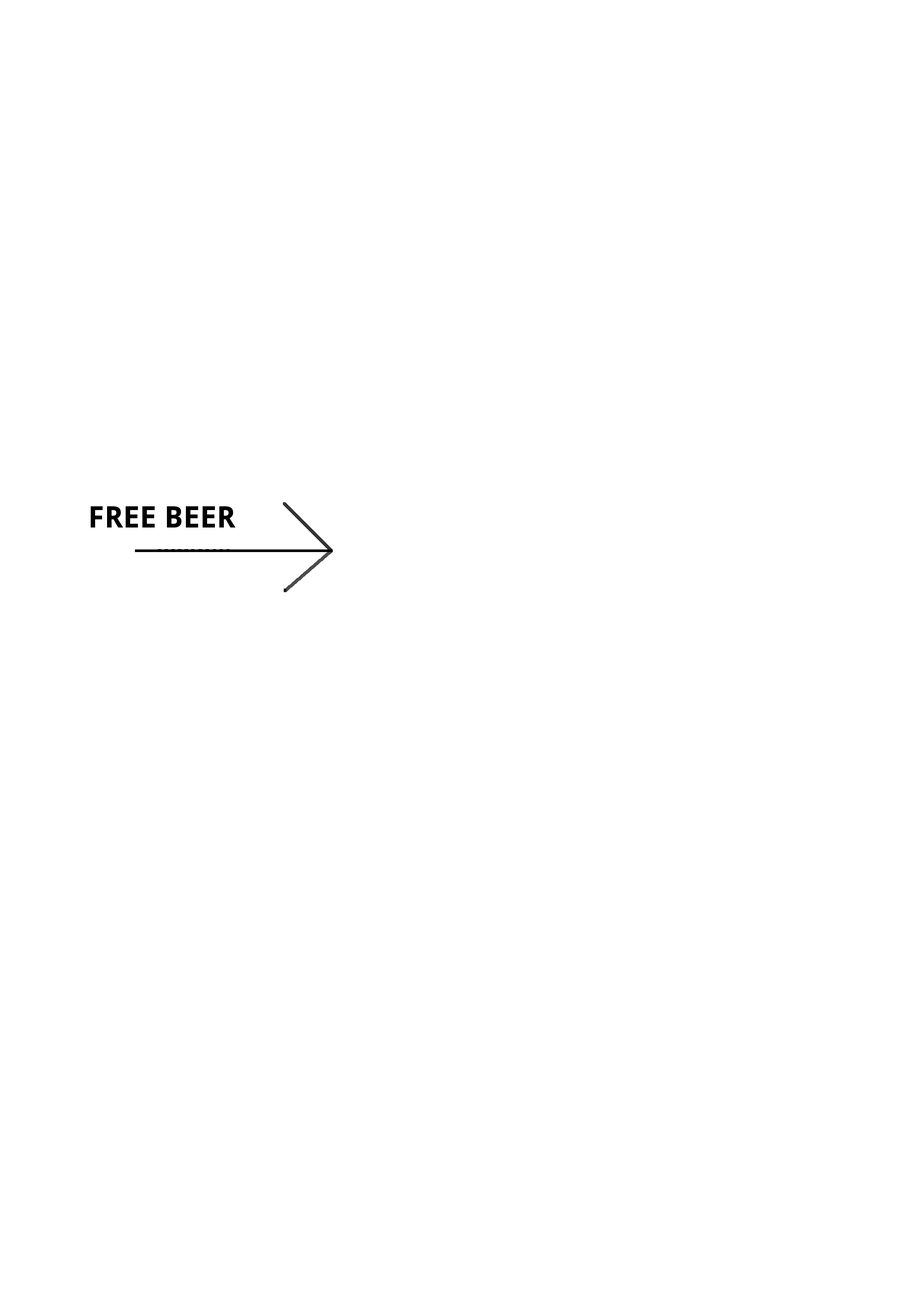
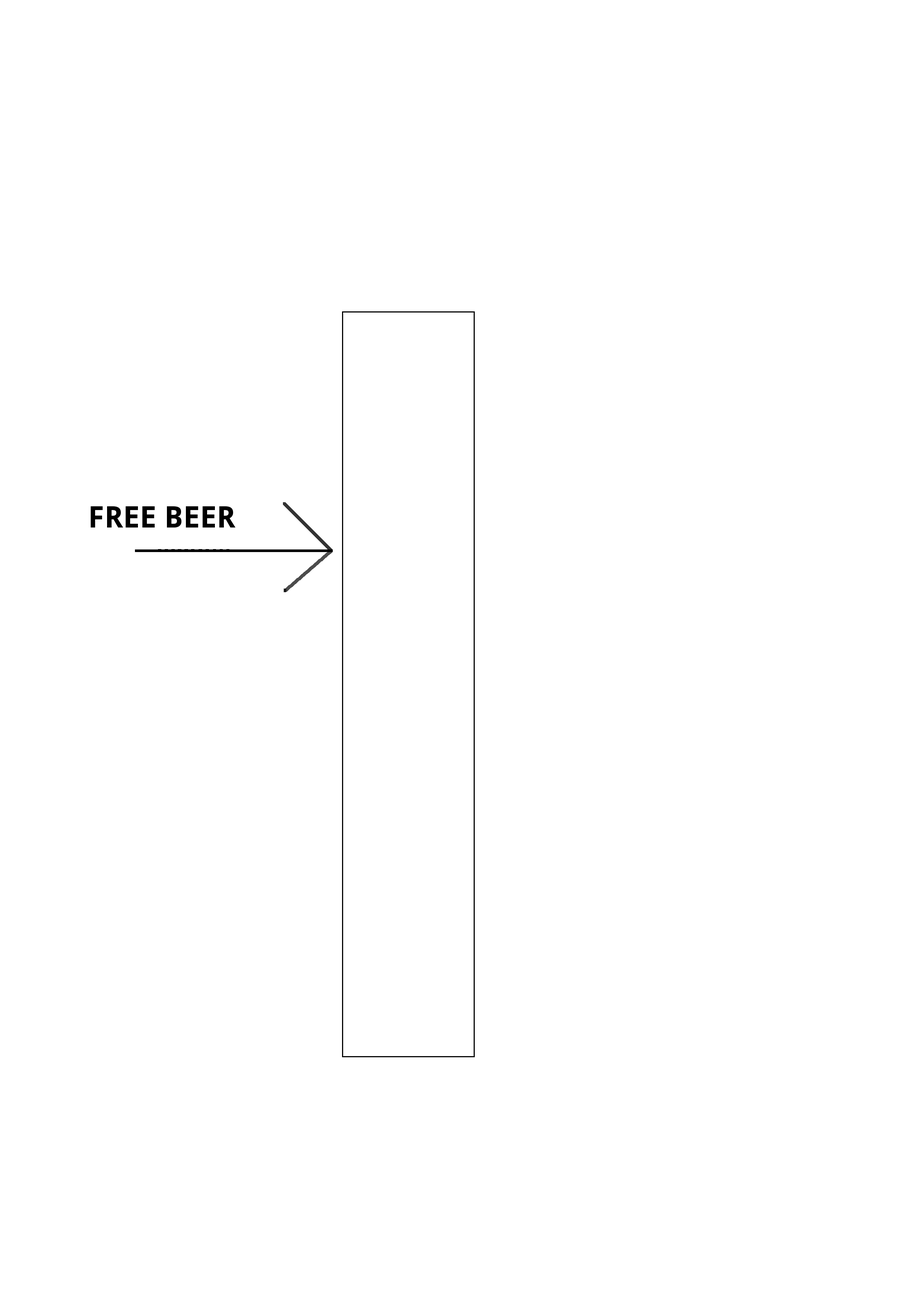
The second w=922, h=1305 image is a revision of the first. Changes to its layers:
painted on "Background" over left=342, top=311, right=475, bottom=1057
